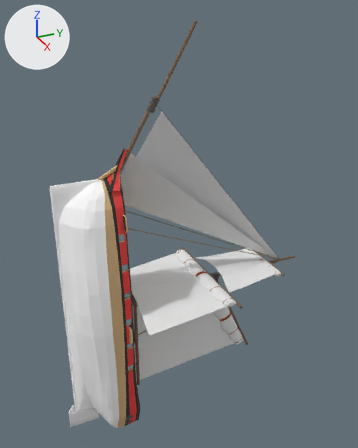
Two versions of the Blender file Assets/Models/Sloop2_03.blend, one commit apart.
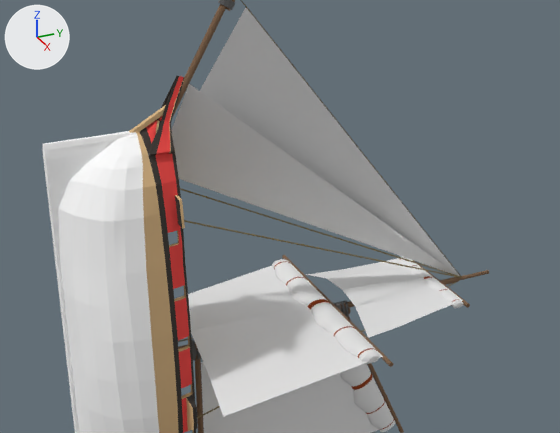
There are two pictures of each version: one whole from a camera (50 mm lens) standing at (48.0, -10.1, 33.5) and looking at (-1.5, 12.1, 8.8), one close up on the part from 7% to 93% of the width and 24% to 77% of the height. Arrows for +X, +Y and +Z are at upper left; the lights stay in place.

In view in the first close-up: 'AftSail', 'AftSailFolded', 'CourseSail', 'CourseSailFolded', 'ForeMast1', 'FrontSail1', 'FrontSail2', 'Hull', 'Ropes', 'TopDeck', 'TopSail'.
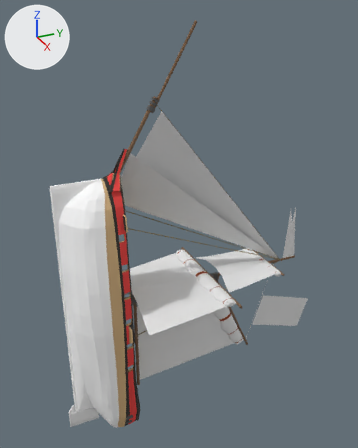
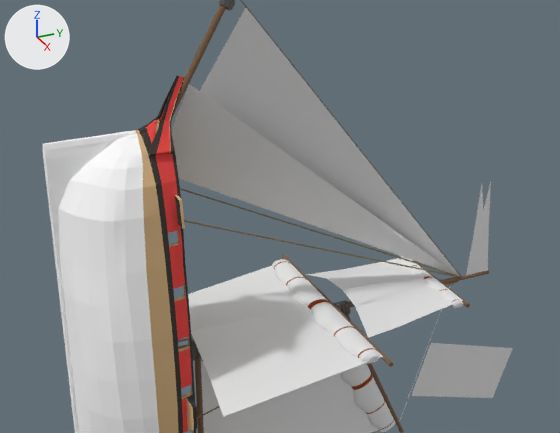
Changed parts and their boxes [x1, y1, x2, y2] in the close-ups (560 x 433 px):
'Hull', reshaped
    before: [42, 105, 179, 433]
    after: [42, 130, 179, 433]
'Plane.001', added
    after: [411, 343, 513, 398]
'Plane', added
    after: [466, 182, 491, 275]
part 1 of me_cube_003, cut back
    before: [129, 105, 166, 133]
    after: [129, 130, 140, 133]

The change, as a diff of the scene's bpy script:
```diff
--- a/Assets/Models/Sloop2_03.blend.py
+++ b/Assets/Models/Sloop2_03.blend.py
@@ me_cube_003 @@
 # used by ob_hull; location = (0.0, 0.0, 0.0)
-me_cube_003.from_pydata(...)  # 463 vertices, 422 faces; spans x 0.0..4.8, y -2.8..4.9, z -16.1..17.8
+me_cube_003.from_pydata(...)  # 458 vertices, 416 faces; spans x 0.0..4.8, y -2.8..3.7, z -16.1..16.3
+# me_cube_003 part 1
+# 11 vertices are removed from x 0.0..0.2, y 4.6..4.9, z 17.3..17.8
+# 10 faces are deleted
+# 6 vertices are added at (0.0, 2.8, 16.2), (0.0, 2.7, 16.3), (0.0, 2.5, 16.3), (0.0, 2.2, 16.3), (0.0, 2.7, 16.3), (0.0, 2.2, 16.3)
+# 2 new faces join them, mat_material_001 (beige #d6b586)
+# 2 new faces join them, mat_sloopmat4 (white #ffffff)
 me_cube_003.materials.append(mat_material_001)
@@ me_plane @@
+me_plane.from_pydata([(0.0, 0.31, 7.49), (0.0, -0.46, 7.49), (0.0, 0.9, 0.14), (0.0, -1.05, 0.14), (0.0, -0.08, 5.24), (0.0, -0.08, 0.14), (0.0, 0.6, 3.27), (0.0, -0.75, 3.27), (0.0, -0.08, 3.27)], [], [(8, 7, 3, 5), (6, 8, 5, 2), (0, 4, 8, 6), (4, 1, 7, 8)])
@@ me_plane_001 @@
+me_plane_001.from_pydata([(0.14, 8.61, -0.5), (0.14, 0.75, 2.07), (0.14, 7.18, -4.88), (0.14, -0.68, -2.31)], [], [(0, 1, 3, 2)])
@@ ob_plane @@
+ob_plane = bpy.data.objects.new('Plane', me_plane)
+ob_plane.parent = ob_hull
+ob_plane.location = (0.0, 27.76, 1.44)
+_m = ob_plane.modifiers.new('Subsurf', 'SUBSURF')
+_m.subdivision_type = 'SIMPLE'
@@ ob_plane_001 @@
+ob_plane_001 = bpy.data.objects.new('Plane.001', me_plane_001)
+ob_plane_001.parent = ob_hull
+ob_plane_001.location = (0.0, 23.24, -5.547)
+_m = ob_plane_001.modifiers.new('Subsurf', 'SUBSURF')
+_m.subdivision_type = 'SIMPLE'
+_m.levels = 2
```
